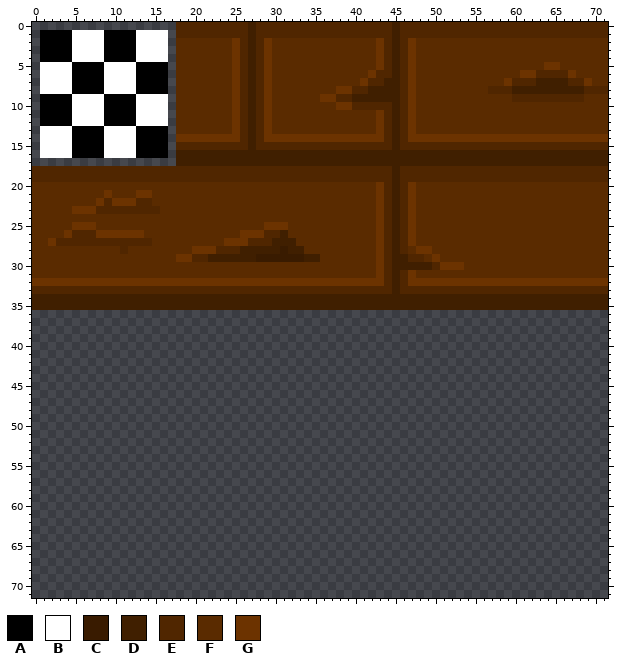
A sprite sheet gets an edit: tilesets/tileset0/output_tileset.png. The picture above is the old version.
The file is 144x144 pixels, drawn in blocks of 2x2; one block is one cell here.
Palette (. is transparent): A #000000  B #ffffff  C #391b00  D #401f00  E #502600  F #5a2b00  G #6c3300
Pixels before (only the part around the change), first column x 0:
23 FFFFFGGGEEEEEEEEFFFFFFFFFFFFFFFFFFFFFFFFFFFGEDEGFFFFFFFFFFFFFFFFFFFFFFFF
24 FFFFFFFFFFFFFFFFFFFFFFFFFFFFFFFFFFFFFFFFFFFGEDEGFFFFFFFFFFFFFFFFFFFFFFFF
25 FFFFFGGGFFFFFFFFFFFFFFFFFFFFFGGGFFFFFFFFFFFGEDEGFFFFFFFFFFFFFFFFFFFFFFFF
26 FFFFGEEEGGGGGGFFFFFFFFFFFFGGGEEDFFFFFFFFFFFGEDEGFFFFFFFFFFFFFFFFFFFFFFFF
27 FFGEEEEEEEEEEEEFFFFFFFFFGGGEEEDDDFFFFFFFFFFGEDEGFFFFFFFFFFFFFFFFFFFFFFFF
28 FFFFFFFFFFFEFFFFFFFFGGGEEEDDDDDCDDFFFFFFFFFGEDEFGGFFFFFFFFFFFFFFFFFFFFFF
29 FFFFFFFFFFFFFFFFFFGGEEDDDDDDCCCCCCDDFFFFFFFGEDDEEFGFFFFFFFFFFFFFFFFFFFFF
30 FFFFFFFFFFFFFFFFFFFFFFFFFFFFFFFFFFFFFFFFFFFGEDDDDDEGGGFFFFFFFFFFFFFFFFFF
31 FFFFFFFFFFFFFFFFFFFFFFFFFFFFFFFFFFFFFFFFFFFGEDEGFFFFFFFFFFFFFFFFFFFFFFFF
32 GGGGGGGGGGGGGGGGGGGGGGGGGGGGGGGGGGGGGGGGGGGGEDEGGGGGGGGGGGGGGGGGGGGGGGGG
33 EEEEEEEEEEEEEEEEEEEEEEEEEEEEEEEEEEEEEEEEEEEEEDEEEEEEEEEEEEEEEEEEEEEEEEEE
34 DDDDDDDDDDDDDDDDDDDDDDDDDDDDDDDDDDDDDDDDDDDDDDDDDDDDDDDDDDDDDDDDDDDDDDDD
35 DDDDDDDDDDDDDDDDDDDDDDDDDDDDDDDDDDDDDDDDDDDDDDDDDDDDDDDDDDDDDDDDDDDDDDDD
36 ........................................................................
37 ........................................................................
38 ........................................................................
39 ........................................................................
40 ........................................................................
41 ........................................................................
42 ........................................................................
43 ........................................................................
44 ........................................................................
45 ........................................................................
46 ........................................................................
47 ........................................................................
48 ........................................................................
49 ........................................................................
50 ........................................................................
51 ........................................................................
52 ........................................................................
53 ........................................................................
54 ........................................................................
55 ........................................................................
56 ........................................................................
57 ........................................................................
58 ........................................................................
59 ........................................................................
60 ........................................................................
61 ........................................................................
62 ........................................................................
63 ........................................................................
64 ........................................................................
65 ........................................................................
66 ........................................................................
67 ........................................................................
68 ........................................................................
69 ........................................................................
70 ........................................................................
71 ........................................................................
The same view after the edit:
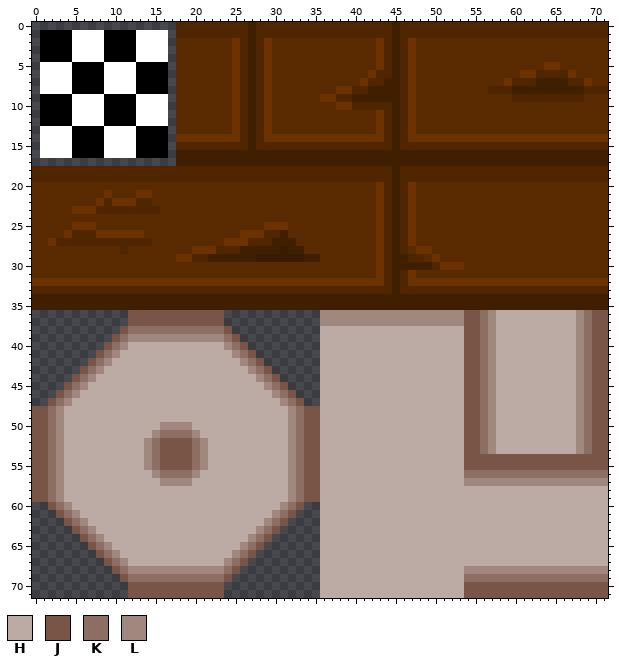
Colours new in this view: H #bcaaa4  J #795548  K #8d6e63  L #a1887f
The edit:
Changed rows in their new state; - is an unchanged pixel.
first column x 0:
36 ------------JJJJJJJJJJJJ------------LLLLLLLLLLLLLLLLLLJJKLHHHHHHHHHHLKJJ
37 ------------JJJJJJJJJJJJ------------LLLLLLLLLLLLLLLLLLJJKLHHHHHHHHHHLKJJ
38 -----------JKKKKKKKKKKKKJ-----------HHHHHHHHHHHHHHHHHHJJKLHHHHHHHHHHLKJJ
39 ----------JKLLLLLLLLLLLLKJ----------HHHHHHHHHHHHHHHHHHJJKLHHHHHHHHHHLKJJ
40 ---------JKLHHHHHHHHHHHHLKJ---------HHHHHHHHHHHHHHHHHHJJKLHHHHHHHHHHLKJJ
41 --------JKLHHHHHHHHHHHHHHLKJ--------HHHHHHHHHHHHHHHHHHJJKLHHHHHHHHHHLKJJ
42 -------JKLHHHHHHHHHHHHHHHHLKJ-------HHHHHHHHHHHHHHHHHHJJKLHHHHHHHHHHLKJJ
43 ------JKLHHHHHHHHHHHHHHHHHHLKJ------HHHHHHHHHHHHHHHHHHJJKLHHHHHHHHHHLKJJ
44 -----JKLHHHHHHHHHHHHHHHHHHHHLKJ-----HHHHHHHHHHHHHHHHHHJJKLHHHHHHHHHHLKJJ
45 ----JKLHHHHHHHHHHHHHHHHHHHHHHLKJ----HHHHHHHHHHHHHHHHHHJJKLHHHHHHHHHHLKJJ
46 ---JKLHHHHHHHHHHHHHHHHHHHHHHHHLKJ---HHHHHHHHHHHHHHHHHHJJKLHHHHHHHHHHLKJJ
47 --JKLHHHHHHHHHHHHHHHHHHHHHHHHHHLKJ--HHHHHHHHHHHHHHHHHHJJKLHHHHHHHHHHLKJJ
48 JJKLHHHHHHHHHHHHHHHHHHHHHHHHHHHHLKJJHHHHHHHHHHHHHHHHHHJJKLHHHHHHHHHHLKJJ
49 JJKLHHHHHHHHHHHHHHHHHHHHHHHHHHHHLKJJHHHHHHHHHHHHHHHHHHJJKLHHHHHHHHHHLKJJ
50 JJKLHHHHHHHHHHHHLLLLHHHHHHHHHHHHLKJJHHHHHHHHHHHHHHHHHHJJKLHHHHHHHHHHLKJJ
51 JJKLHHHHHHHHHHHLKKKKLHHHHHHHHHHHLKJJHHHHHHHHHHHHHHHHHHJJKLHHHHHHHHHHLKJJ
52 JJKLHHHHHHHHHHLKJJJJKLHHHHHHHHHHLKJJHHHHHHHHHHHHHHHHHHJJKLHHHHHHHHHHLKJJ
53 JJKLHHHHHHHHHHLKJJJJKLHHHHHHHHHHLKJJHHHHHHHHHHHHHHHHHHJJKLHHHHHHHHHHLKJJ
54 JJKLHHHHHHHHHHLKJJJJKLHHHHHHHHHHLKJJHHHHHHHHHHHHHHHHHHJJJJJJJJJJJJJJJJJJ
55 JJKLHHHHHHHHHHLKJJJJKLHHHHHHHHHHLKJJHHHHHHHHHHHHHHHHHHJJJJJJJJJJJJJJJJJJ
56 JJKLHHHHHHHHHHHLKKKKLHHHHHHHHHHHLKJJHHHHHHHHHHHHHHHHHHKKKKKKKKKKKKKKKKKK
57 JJKLHHHHHHHHHHHHLLLLHHHHHHHHHHHHLKJJHHHHHHHHHHHHHHHHHHLLLLLLLLLLLLLLLLLL
58 JJKLHHHHHHHHHHHHHHHHHHHHHHHHHHHHLKJJHHHHHHHHHHHHHHHHHHHHHHHHHHHHHHHHHHHH
59 JJKLHHHHHHHHHHHHHHHHHHHHHHHHHHHHLKJJHHHHHHHHHHHHHHHHHHHHHHHHHHHHHHHHHHHH
60 --JKLHHHHHHHHHHHHHHHHHHHHHHHHHHLKJ--HHHHHHHHHHHHHHHHHHHHHHHHHHHHHHHHHHHH
61 ---JKLHHHHHHHHHHHHHHHHHHHHHHHHLKJ---HHHHHHHHHHHHHHHHHHHHHHHHHHHHHHHHHHHH
62 ----JKLHHHHHHHHHHHHHHHHHHHHHHLKJ----HHHHHHHHHHHHHHHHHHHHHHHHHHHHHHHHHHHH
63 -----JKLHHHHHHHHHHHHHHHHHHHHLKJ-----HHHHHHHHHHHHHHHHHHHHHHHHHHHHHHHHHHHH
64 ------JKLHHHHHHHHHHHHHHHHHHLKJ------HHHHHHHHHHHHHHHHHHHHHHHHHHHHHHHHHHHH
65 -------JKLHHHHHHHHHHHHHHHHLKJ-------HHHHHHHHHHHHHHHHHHHHHHHHHHHHHHHHHHHH
66 --------JKLHHHHHHHHHHHHHHLKJ--------HHHHHHHHHHHHHHHHHHHHHHHHHHHHHHHHHHHH
67 ---------JKLHHHHHHHHHHHHLKJ---------HHHHHHHHHHHHHHHHHHHHHHHHHHHHHHHHHHHH
68 ----------JKLLLLLLLLLLLLKJ----------HHHHHHHHHHHHHHHHHHLLLLLLLLLLLLLLLLLL
69 -----------JKKKKKKKKKKKKJ-----------HHHHHHHHHHHHHHHHHHKKKKKKKKKKKKKKKKKK
70 ------------JJJJJJJJJJJJ------------HHHHHHHHHHHHHHHHHHJJJJJJJJJJJJJJJJJJ
71 ------------JJJJJJJJJJJJ------------HHHHHHHHHHHHHHHHHHJJJJJJJJJJJJJJJJJJ
Where, in picture pixels (left, top, right, bottom), the same in both pictures:
added: (32, 310, 608, 598)
